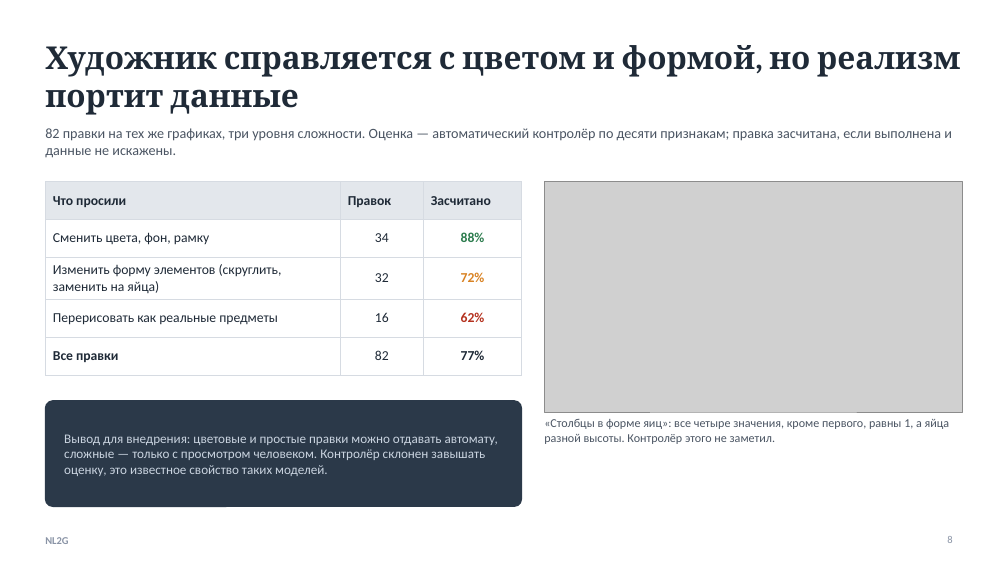
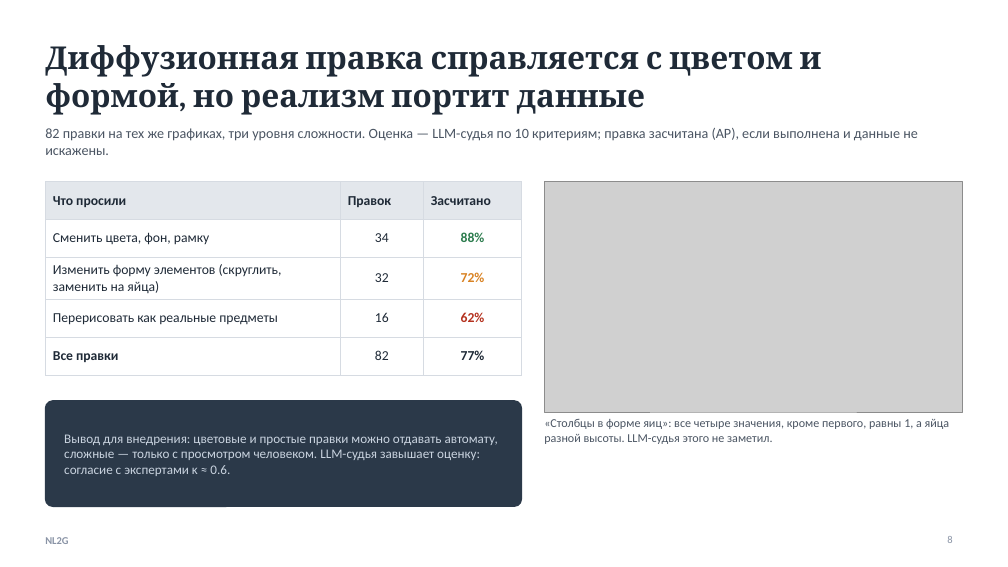
Before and after one commit to kocharyandr/nl2g, a slide deck: slide 8 of docs/ПРЕЗЕНТАЦИЯ_СЕРВИСА.pptx. Drawn at 1008x567 pixels with LibreOffice and Linux fonts; fonts in the diff are those of the drawing; grey boxes stand for pictures. Boxes give left, top, right and bottom in pixels: in the first picture for what was removed or moved away, otherwise in the second. Text is boxed around its words. In the diff, an @@ line names an element or a change of style, - is before the commit and + after.

```diff
--- a/docs/ПРЕЗЕНТАЦИЯ_СЕРВИСА.pptx
+++ b/docs/ПРЕЗЕНТАЦИЯ_СЕРВИСА.pptx
@@ title at <box>45,45,822,115</box>: text changed @@
-Художник справляется с цветом и формой, но реализм портит данные
+Диффузионная правка справляется с цветом и формой, но реализм портит данные
@@ text at <box>45,128,918,155</box>: text changed @@
-82 правки на тех же графиках, три уровня сложности. Оценка — автоматический контролёр по десяти признакам; правка засчитана, если выполнена и данные не искажены.
+82 правки на тех же графиках, три уровня сложности. Оценка — LLM-судья по 10 критериям; правка засчитана (AP), если выполнена и данные не искажены.
@@ text at <box>544,419,950,444</box>: text changed @@
-«Столбцы в форме яиц»: все четыре значения, кроме первого, равны 1, а яйца разной высоты. Контролёр этого не заметил.
+«Столбцы в форме яиц»: все четыре значения, кроме первого, равны 1, а яйца разной высоты. LLM-судья этого не заметил.
@@ text at <box>64,434,498,476</box>: text changed @@
-Вывод для внедрения: цветовые и простые правки можно отдавать автомату, сложные — только с просмотром человеком. Контролёр склонен завышать оценку, это известное свойство таких моделей.
+Вывод для внедрения: цветовые и простые правки можно отдавать автомату, сложные — только с просмотром человеком. LLM-судья завышает оценку: согласие с экспертами κ ≈ 0.6.
```
Also in this commit, not shown: 7 other slides changed, 1 other file.
